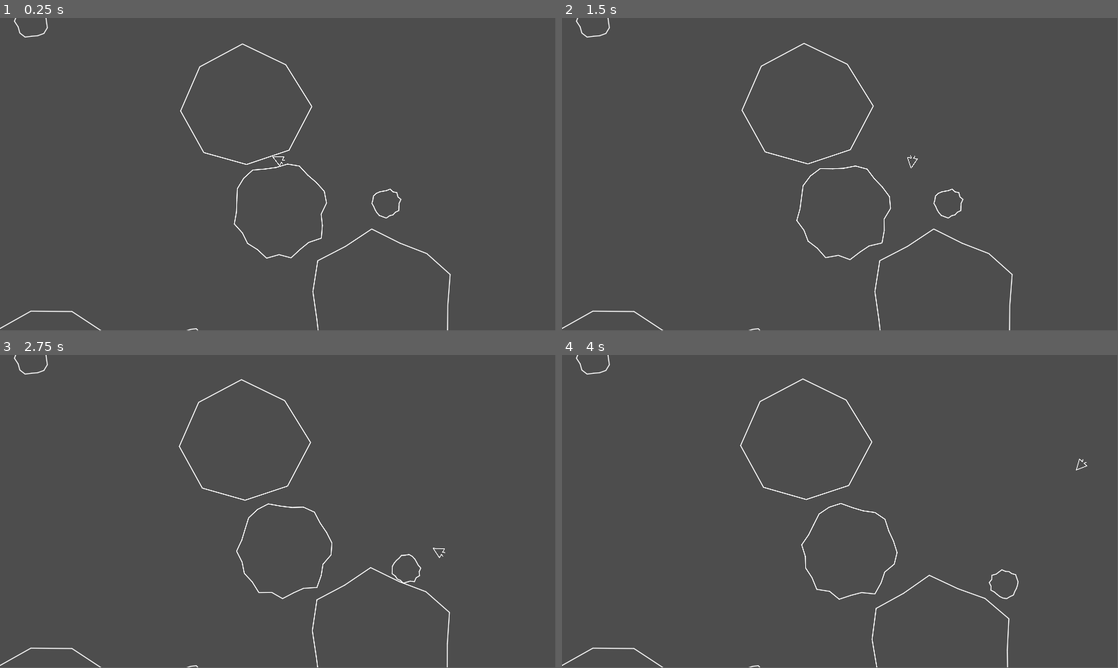
Above: before the commit, frames 1-4 (two rows, left to right).
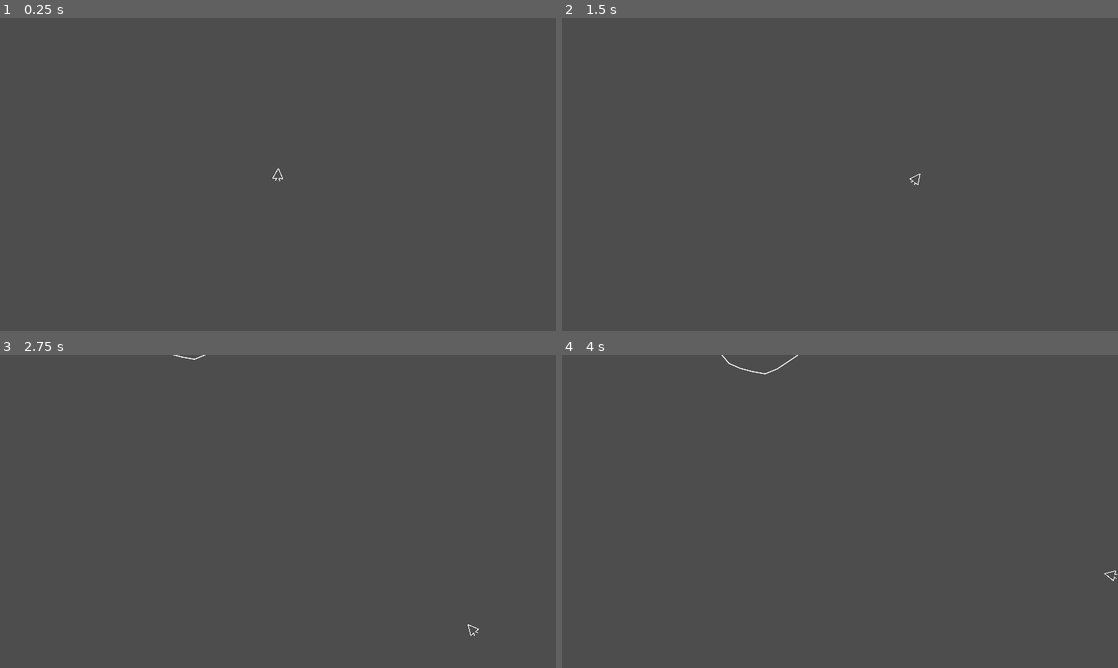
Above: after the commit, the same moments.

Repository: JoshOlds/GodotAsteroids
Game: Godot game, scene res://Scenes/main.tscn
Same seed, same stepped clock (60 frames per second), same inputs: the game is played once before the commit and once after it.
Inputs (mouse positions are in pixels of both pictures, inside the frame that each line leads up to):
- Up to frame 1 (0.25 s): no input
- Up to frame 2 (1.5 s): move the mouse to (962, 158) at 0.52 s; hold D (strafe_right) 0.53-1.28 s; move the mouse to (728, 190) at 1.27 s; hold S (move_backward) from 1.28 s (still down)
- Up to frame 3 (2.75 s): move the mouse to (333, 442) at 2.02 s; release S (move_backward) at 2.03 s; hold D (strafe_right) from 2.03 s (still down)
- Up to frame 4 (4 s): move the mouse to (812, 574) at 2.77 s; release D (strafe_right) at 2.78 s; hold W (move_forward) 2.78-3.53 s; move the mouse to (1006, 558) at 3.52 s; hold A (strafe_left) from 3.53 s (still down)
In our replay, the window is 799x449 before the commit and 800x450 after it. These sizes can differ from the game's own. Grey fills any space a smaller window leaves; there, only what the larger window draws over its background counts as a difference.

The runs differ from the first frame. In frame 1, 1.0% of the frame differs, in the area x 0-82%, y 0-100%; in frame 2, 1.0%; in frame 3, 1.0%; in frame 4, 1.0%, in the area x 0-100%, y 0-100%.

Commit message:
Asteroids are now fully spawnable
Asteroids are spawned with randomness to their vertices, and are guaranteed not to spawn on top of each other. AsteroidManager tracks all live asteroids in the scene

Diff:
--- a/Scenes/asteroids/asteroid_generator/asteroid_generator.gd
+++ b/Scenes/asteroids/asteroid_generator/asteroid_generator.gd
@@ -1,27 +1,103 @@
+class_name AsteroidGenerator
 extends Node
 
 ## The node in which generated asteroids will be child to
 @export var parent_node: Node
 
+## Asteroids will be spawned at a random location along the Path2D that this PathFollow2D object belongs to
+@export var asteroid_spawn_location : PathFollow2D
+
+## Reference to AsteroidManager used to track all active asteroids. Newly generated asteroids will be added to AsteroidManager's array of Asteroids
+@export var asteroid_manager : AsteroidManager
+
+## Maximum attempts to spawn an asteroid before aborting (spawns are not allowed to overlap existing asteroids)
+@export var max_spawn_attempts : int = 25
+
+var screen_x_max : int
+var screen_y_max : int
+var screen_center : Vector2
+
 ## Preloaded ProcAsteroid Scene
 var proc_asteroid = preload("res://Scenes/asteroids/proc_asteroid/proc_asteroid.tscn")
 
-# Called when the node enters the scene tree for the first time.
+
 func _ready():
-	for x in range(10):
-		spawn_asteroid_at_random_location()
+	# Grab and store the viewport information
+	var viewport_rect = get_viewport().get_visible_rect()
+	screen_center = viewport_rect.get_center()
+	screen_x_max = screen_center.x * 2
+	screen_y_max = screen_center.y * 2
 
-## Generate a procedural asteroid
-func generate_asteroid(size: int, vertice_count: int, jaggedness : float, spawn_position: Vector2):
+
+## Generate a procedural asteroid in motion (with a force)
+func generate_asteroid(radius: int, vertice_count: int, jaggedness : float, spawn_position: Vector2, force_vector : Vector2):
+	# Instantiate a ProcAsteroid scene
 	var asteroid = proc_asteroid.instantiate()
-	asteroid.setup(size, vertice_count, 0.1)
+	asteroid.setup(radius, vertice_count, jaggedness)
 	asteroid.position = spawn_position
 	parent_node.add_child(asteroid)
+	asteroid_manager.add_asteroid(asteroid)
+	asteroid.apply_central_force(force_vector)
 
+
+## Attempts to spawn an asteroid at a random position along a given path (or defaults to the Inspector set path if none provided)
+func spawn_asteroid_at_random_location_on_path(radius : int, vertice_count : int, jaggedness : float, force : float, path : PathFollow2D = null) -> bool:
+	# If no path provided, use the member variable path set from editor
+	if path == null:
+		path =  asteroid_spawn_location
+	var spawn_position : Vector2
+	var force_vector : Vector2
+
+	# Loop until a clear position is found, then generate asteroid
+	var position_clear = false
+	var spawn_attempts = 0
+	while position_clear == false:
+		if spawn_attempts > max_spawn_attempts:
+			return false
+
+		# Set a random progress % along the path (get random location along path)
+		path.progress_ratio = randf()
+		spawn_position = path.position
+
+		# Solve for inward vector towards center of screen
+		var in_vector : Vector2 = spawn_position.direction_to(screen_center)
+		force_vector = in_vector * force
+
+		var expanded_radius = radius + (radius * jaggedness)
+
+		# Move asteroid spawn away from screen center by its expanded radius, to place just off screen
+		if spawn_position.x <= 0:
+			spawn_position.x -= expanded_radius
+		elif spawn_position.y <= 0:
+			spawn_position.y -= expanded_radius
+		elif spawn_position.x >= screen_x_max:
+			spawn_position.x += expanded_radius
+		elif spawn_position.y >= screen_y_max:
+			spawn_position.y += expanded_radius
+
+		# check if position is clear, continue to attempt if not
+		position_clear = check_position_is_clear_of_asteroids(expanded_radius, spawn_position)
+		spawn_attempts += 1
+
+	# Successfully spawn the asteroid
+	generate_asteroid(radius, vertice_count, jaggedness, spawn_position, force_vector)
+	return true
+
+
+## Spawns an asteroid at a random location within the screen. Used for debug only
 func spawn_asteroid_at_random_location():
-	var size = randf_range(30, 300)
+	var radius = randf_range(30, 300)
 	var vertices = randf_range(6, 30)
 	var jaggedness = randf_range(0.02, 0.3)
 	var spawn_x = randf_range(0, 1920)
 	var spawn_y = randf_range(0, 1280)
-	generate_asteroid(size, vertices, jaggedness, Vector2(spawn_x, spawn_y))
+	generate_asteroid(radius, vertices, jaggedness, Vector2(spawn_x, spawn_y), Vector2(0,-10000))
+
+
+## Checks supplied position and radius against all existing asteroids in the AsteroidManager and returns whether the supplied position is free of overlap
+func check_position_is_clear_of_asteroids(radius : int, position : Vector2) -> bool:
+	var position_clear = true
+	for asteroid in asteroid_manager.asteroids:
+		if position.distance_to(asteroid.position) <= radius + asteroid.max_radius:
+			position_clear = false
+	return position_clear
--- a/Scenes/asteroids/proc_asteroid/proc_asteroid.gd
+++ b/Scenes/asteroids/proc_asteroid/proc_asteroid.gd
@@ -1,17 +1,21 @@
+class_name ProcAsteroid
 extends RigidBody2D
 ## A procedural asteroid generation script
 
 ## The vertices that make up this asteroids's outer shell (polygon)
 var vertices = PackedVector2Array()
 
-## The size (in pixels) of this asteroid's radius
-var size : int
+## The radius (in pixels) of this asteroid
+var radius : int
 
 ## The amount of vertices that make up this asteroid's polygon
 var vertice_count : int
 
 ## The randomness applied to each of this asteroid's vertice's position
 var jaggedness : float
+
+## The maximum potential radius given the jaggedness value and the base radius
+var max_radius : int
 
 ## The color with which to draw this asteroid
 @export var draw_color : Color = Color.WHITE
@@ -24,10 +28,11 @@
 
 
 ## Sets up this object. Must be called after instantiating scene, before adding to scene tree
-func setup(size: int, vertice_count: int, jaggedness: float):
-	self.size = size
+func setup(radius: int, vertice_count: int, jaggedness: float):
+	self.radius = radius
 	self.vertice_count = vertice_count
 	self.jaggedness = jaggedness
+	self.max_radius = radius + (radius * jaggedness)
 
 ## Calculates vertices, sets CollisionPolygon, and mass of Rigidbody
 func _ready():
@@ -35,13 +40,13 @@
 	var angle_step = (2 * PI) / vertice_count
 	for x in range(vertice_count):
 		var jag = 1 + randf_range(-jaggedness, jaggedness)
-		var vertex = Vector2(cos(x * angle_step) * size * jag, sin(x * angle_step) * size * jag)
+		var vertex = Vector2(cos(x * angle_step) * radius * jag, sin(x * angle_step) * radius * jag)
 		vertices.append(vertex)
 
 	# Update CollisionPolygon with vertices
 	collision_poly.polygon = vertices
 	# Set mass of RigidBody based on asteroid size
-	mass = mass * size / 100
+	mass = mass * radius / 100
 
 ## Draw this asteroid as vector lines
 func _draw():
--- /dev/null
+++ b/Scenes/debug/debug_circle.gd
@@ -0,0 +1,17 @@
+class_name DebugCircle
+extends Node2D
+
+@export var radius : float = 10
+
+@export var color : Color = Color.RED
+
+# Called when the node enters the scene tree for the first time.
+func _ready():
+	pass # Replace with function body.
+
+# Called every frame. 'delta' is the elapsed time since the previous frame.
+func _process(delta):
+	pass
+
+func _draw():
+	draw_circle(position, radius, color)
--- /dev/null
+++ b/Scenes/debug/debug_circle.tscn
@@ -0,0 +1,6 @@
+[gd_scene load_steps=2 format=3 uid="uid://dcwq0xe0ucs8h"]
+
+[ext_resource type="Script" path="res://Scenes/debug/debug_circle.gd" id="1_fvvap"]
+
+[node name="debug_circle" type="Node2D"]
+script = ExtResource("1_fvvap")
--- /dev/null
+++ b/Scenes/gameplay_managers/asteroid_manager.gd
@@ -0,0 +1,23 @@
+class_name AsteroidManager
+extends Node
+
+## Array that holds all active asteroids
+var asteroids : Array[ProcAsteroid]
+
+func add_asteroid(asteroid : ProcAsteroid):
+	asteroids.append(asteroid)
+
+func remove_asteroid(asteroid : ProcAsteroid):
+	asteroids.erase(asteroid)
+
+func _process(delta):
+	#clear_invalid_asteroids()
+	pass
+
+func clear_invalid_asteroids():
+	var invalid_asteroids : Array[ProcAsteroid]
+	for node in asteroids:
+		if is_instance_valid(node) == false:
+			invalid_asteroids.append(node)
+	for node in invalid_asteroids:
+		asteroids.erase(node)
--- /dev/null
+++ b/Scenes/gameplay_managers/asteroid_spawn_manager.gd
@@ -0,0 +1,34 @@
+extends Node
+
+@export var asteroid_generator : AsteroidGenerator
+
+@export var spawn_interval_seconds : float = 2.0
+
+@export var radius_range : Vector2i = Vector2i(30, 200)
+
+@export var vertices_range : Vector2i = Vector2i(6, 30)
+
+@export var jaggedness_range : Vector2 = Vector2(0.03, 0.3)
+
+@export var force_range : Vector2i = Vector2i(20000, 50000)
+
+# Called when the node enters the scene tree for the first time.
+func _ready():
+	var timer = Timer.new()
+	timer.connect("timeout", self._on_timer_timeout)
+	timer.wait_time = spawn_interval_seconds
+	add_child(timer)
+	timer.start()
+
+
+# Called every frame. 'delta' is the elapsed time since the previous frame.
+func _process(delta):
+	pass
+
+func _on_timer_timeout():
+	var radius = randf_range(30, 300)
+	var vertices = randf_range(6, 30)
+	var jaggedness = randf_range(0.03, 0.3)
+	var force = randf_range(10000, 30000)
+	asteroid_generator.spawn_asteroid_at_random_location_on_path(radius, vertices, jaggedness, force)
+	#asteroid_generator.check_position_is_clear(100, Vector2(1920/2, 1080/2))
--- a/Scenes/main.tscn
+++ b/Scenes/main.tscn
@@ -1,12 +1,32 @@
-[gd_scene load_steps=3 format=3 uid="uid://diftxdy4qwugg"]
+[gd_scene load_steps=6 format=3 uid="uid://diftxdy4qwugg"]
 
+[ext_resource type="Script" path="res://Scenes/gameplay_managers/asteroid_spawn_manager.gd" id="1_2bohu"]
 [ext_resource type="PackedScene" uid="uid://ch80ypvc86khs" path="res://Scenes/player/player.tscn" id="1_e7s2v"]
 [ext_resource type="PackedScene" uid="uid://clta6frbe4k0r" path="res://Scenes/asteroids/asteroid_generator/asteroid_generator.tscn" id="2_x8we5"]
+[ext_resource type="Script" path="res://Scenes/gameplay_managers/asteroid_manager.gd" id="4_eimha"]
+
+[sub_resource type="Curve2D" id="Curve2D_fhsfm"]
+_data = {
+"points": PackedVector2Array(0, 0, 0, 0, -8, -8, 0, 0, 0, 0, 1928, -8, 0, 0, 0, 0, 1928, 1088, 0, 0, 0, 0, -8, 1088, 0, 0, 0, 0, -8, -8)
+}
+point_count = 5
 
 [node name="Main" type="Node"]
 
-[node name="AsteroidGenerator" parent="." node_paths=PackedStringArray("parent_node") instance=ExtResource("2_x8we5")]
-parent_node = NodePath("../AsteroidHolder")
+[node name="AsteroidSpawnManager" type="Node" parent="." node_paths=PackedStringArray("asteroid_generator")]
+script = ExtResource("1_2bohu")
+asteroid_generator = NodePath("../AsteroidGenerator")
+
+[node name="AsteroidGenerator" parent="." node_paths=PackedStringArray("parent_node", "asteroid_spawn_location", "asteroid_manager") instance=ExtResource("2_x8we5")]
+parent_node = NodePath("../AsteroidManager")
+asteroid_spawn_location = NodePath("AsteroidSpawnPath/AsteroidSpawnLocation")
+asteroid_manager = NodePath("../AsteroidManager")
+
+[node name="AsteroidSpawnPath" type="Path2D" parent="AsteroidGenerator"]
+curve = SubResource("Curve2D_fhsfm")
+
+[node name="AsteroidSpawnLocation" type="PathFollow2D" parent="AsteroidGenerator/AsteroidSpawnPath"]
+position = Vector2(-8, -8)
 
 [node name="PlayerStartPosition" type="Marker2D" parent="."]
 position = Vector2(960, 540)
@@ -15,4 +35,5 @@
 position = Vector2(960, 540)
 rotation = -1.5708
 
-[node name="AsteroidHolder" type="Node2D" parent="."]
+[node name="AsteroidManager" type="Node2D" parent="."]
+script = ExtResource("4_eimha")
--- a/project.godot
+++ b/project.godot
@@ -20,6 +20,7 @@
 
 window/size/viewport_width=1920
 window/size/viewport_height=1080
+window/stretch/mode="canvas_items"
 
 [input]
 
Not shown, added: CollisionLayers.md
Not shown, changed: README.md
Not shown, added: architecture_diagrams.drawio
